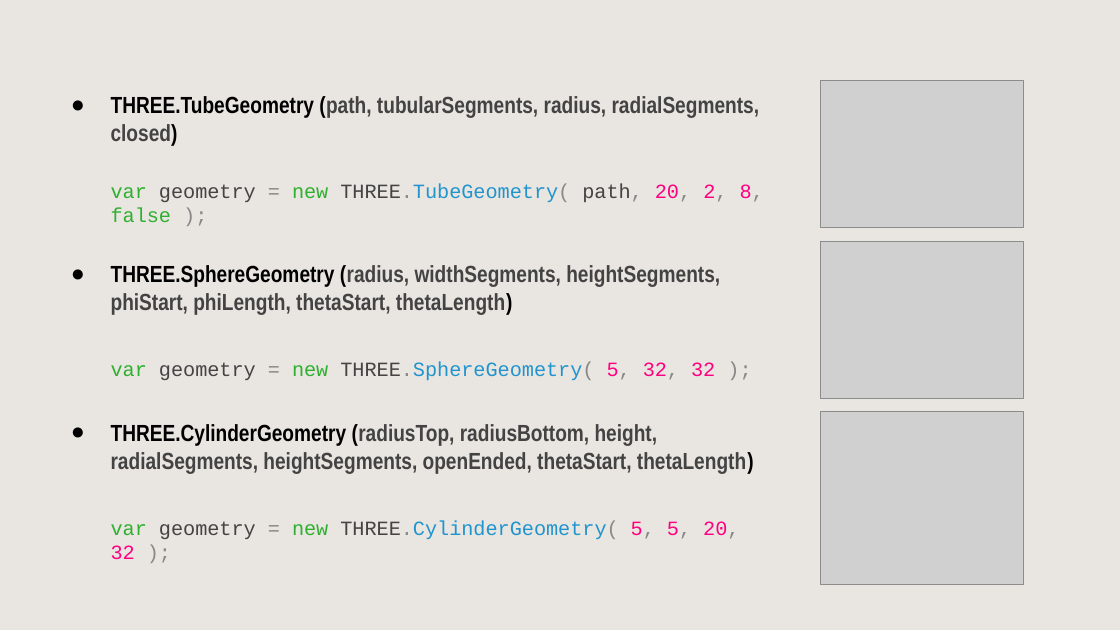
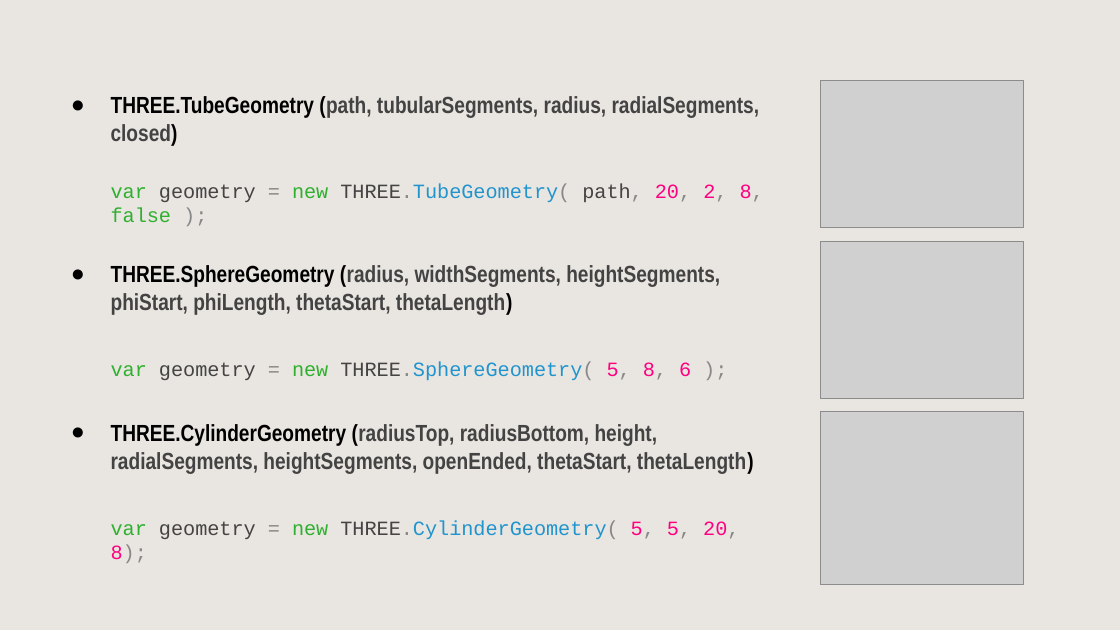
Before and after one commit to grafkom-2020/presentasi-threejs-kbam, a slide deck: slide 10 of BekerjaDenganGeometri_KBAM.pptx. Drawn at 1120x630 pixels with LibreOffice and Linux fonts; fonts in the diff are those of the drawing; grey boxes stand for pictures. Boxes give left, top, right and bottom in pixels: in the first picture for what was removed or moved away, otherwise in the second. Text is boxed around its words. In the diff, an @@ line names an element or a change of style, - is before the commit and + after.

```diff
--- a/BekerjaDenganGeometri_KBAM.pptx
+++ b/BekerjaDenganGeometri_KBAM.pptx
@@ text at (111,362,691,381): text changed @@
-var geometry = new THREE.SphereGeometry( 5, 32, 32 );
+var geometry = new THREE.SphereGeometry( 5, 8, 6 );
@@ text at (111,520,739,563): text changed @@
-var geometry = new THREE.CylinderGeometry( 5, 5, 20, 32 );
+var geometry = new THREE.CylinderGeometry( 5, 5, 20, 8);
```
Also in this commit, not shown: 1 other slide changed.
